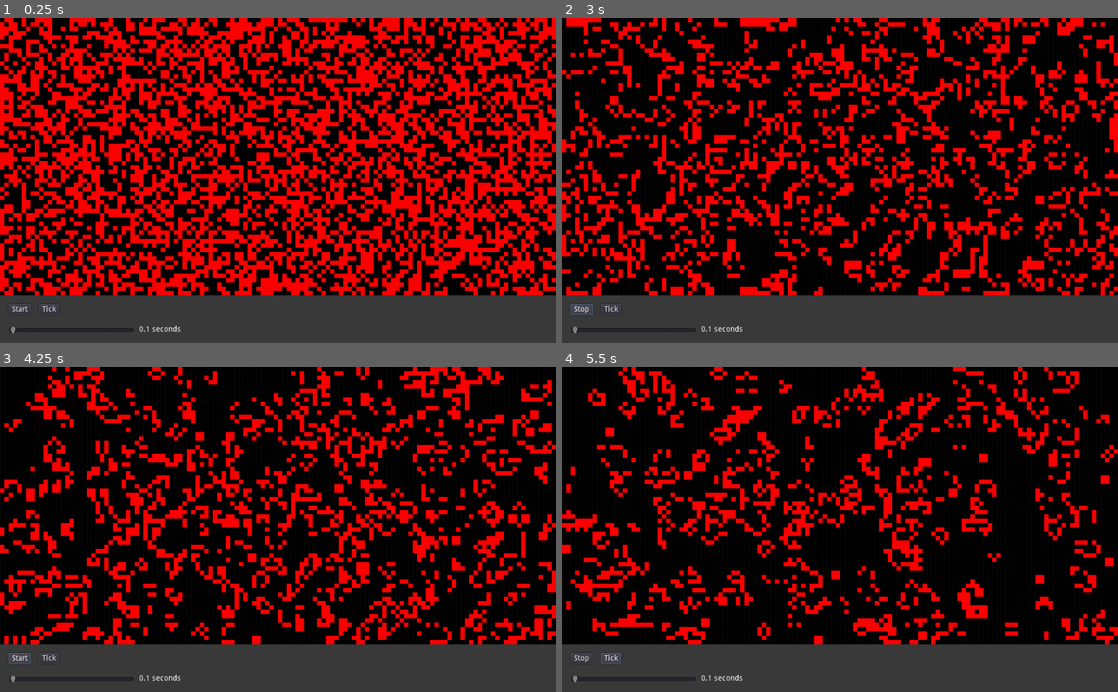
Above: before the commit, frames 1-4 (two rows, left to right).
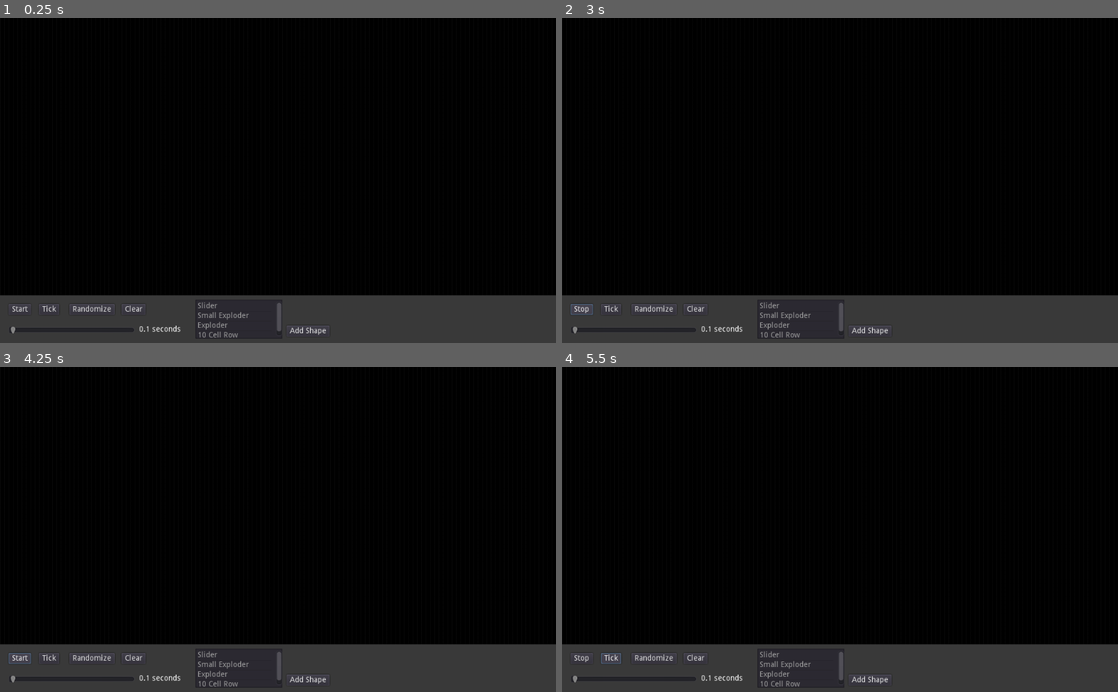
Above: after the commit, the same moments.

Repository: majormunky/GameOfLifeGodot
Game: Godot game, scene res://World.tscn
The game is run twice, just before and just after one commit, with the same random seed, the same clock (stepped at 60 frames per second) and the same inputs.
Inputs (mouse positions are in pixels of both pictures, inside the frame that each line leads up to):
- Up to frame 1 (0.25 s): no input
- Up to frame 2 (3 s): click (867, 330) at 0.5 s, where only the run after the commit has a clickable "Add Shape"; click (656, 310) at 1.25 s, where only the run after the commit has a clickable "Randomize"; click (695, 310) at 2 s, where only the run after the commit has a clickable "Clear"; click "Start" at 2.75 s
- Up to frame 3 (4.25 s): click "Stop" at 3.5 s
- Up to frame 4 (5.5 s): click "Start" at 4.25 s; click "Tick" at 5 s

The runs differ from the first frame. In frame 1, 48% of the frame differs, in the area x 0-100%, y 0-99%; in frame 2, 26%; in frame 3, 23%; in frame 4, 17%.

Commit message:
Added menu to add shapes

Diff:
--- a/World.gd
+++ b/World.gd
@@ -9,10 +9,17 @@
 onready var start_button = $Control/ColorRect/StartButton
 onready var timer = $Timer
 onready var speed_label = $Control/ColorRect/SpeedLabel
+onready var item_list = $Control/ColorRect/ItemList
 
 var rng: RandomNumberGenerator
 var grid = null
 var state = STOPPED
+var shapes = [
+	"Slider",
+	"Small Exploder",
+	"Exploder",
+	"10 Cell Row",
+]
 
 const ALIVE = 1
 const DEAD = 0
@@ -47,15 +54,10 @@
 			tilemap.set_cell(x, y, cell)
 
 func _ready() -> void:
-	grid = generate_random_grid()
-
-	grid[4][2] = 1
-	grid[4][3] = 1
-	grid[4][4] = 1
-	grid[3][4] = 1
-	grid[2][3] = 1
-
-	update_tilemap()
+	grid = generate_grid()
+	update_tilemap()
+	for shape in shapes:
+		item_list.add_item(shape)
 
 func _process(delta: float) -> void:
 	if Input.is_action_just_pressed("tick"):
@@ -102,10 +104,71 @@
 	grid = update_grid()
 	update_tilemap()
 
+func add_shape(name: String) -> void:
+	match name:
+		"Slider":
+			add_slider()
+		"Small Exploder":
+			add_small_exploder()
+		"Exploder":
+			add_exploder()
+		"10 Cell Row":
+			add_10_cell_row()
+	update_tilemap()
+
+func add_10_cell_row() -> void:
+	var x = int(WIDTH / 2)
+	var y = int(HEIGHT / 2)
+	grid[y][x-5] = 1
+	grid[y][x-4] = 1
+	grid[y][x-3] = 1
+	grid[y][x-2] = 1
+	grid[y][x-1] = 1
+	grid[y][x] = 1
+	grid[y][x+1] = 1
+	grid[y][x+2] = 1
+	grid[y][x+3] = 1
+	grid[y][x+4] = 1
+
+func add_slider() -> void:
+	var x = int(WIDTH / 2)
+	var y = int(HEIGHT / 2)
+	grid[y][x] = 1
+	grid[y][x+1] = 1
+	grid[y][x+2] = 1
+	grid[y-1][x+2] = 1
+	grid[y-2][x+1] = 1
+
+func add_small_exploder() -> void:
+	var x = int(WIDTH / 2)
+	var y = int(HEIGHT / 2)
+	grid[y][x] = 1
+	grid[y][x+1] = 1
+	grid[y][x+2] = 1
+	grid[y-1][x+1] = 1
+	grid[y+1][x] = 1
+	grid[y+1][x+2] = 1
+	grid[y+2][x+1] = 1
+
+func add_exploder() -> void:
+	var x = int(WIDTH / 2)
+	var y = int(HEIGHT / 2)
+	grid[y][x] = 1
+	grid[y+1][x] = 1
+	grid[y+2][x] = 1
+	grid[y+3][x] = 1
+	grid[y+4][x] = 1
+	grid[y][x+4] = 1
+	grid[y+1][x+4] = 1
+	grid[y+2][x+4] = 1
+	grid[y+3][x+4] = 1
+	grid[y+4][x+4] = 1
+	grid[y][x+2] = 1
+	grid[y+4][x+2] = 1
+
 func _on_Timer_timeout() -> void:
 	if state == PLAYING:
 		tick()
-
 
 func _on_StartButton_button_up() -> void:
 	if state == STOPPED:
@@ -121,3 +184,17 @@
 
 func _on_TickButton_button_up() -> void:
 	tick()
+
+func _on_AddShapeButton_button_up() -> void:
+	if item_list.is_anything_selected():
+		var selected_shape_index = item_list.get_selected_items()[0]
+		var selected_shape = shapes[selected_shape_index]
+		add_shape(selected_shape)
+
+func _on_RandomButton_button_up() -> void:
+	grid = generate_random_grid()
+	update_tilemap()
+
+func _on_ClearButton_button_up() -> void:
+	grid = generate_grid()
+	update_tilemap()
--- a/World.tscn
+++ b/World.tscn
@@ -101,7 +101,37 @@
 margin_right = 296.0
 margin_bottom = 70.0
 text = "0.1 seconds"
+
+[node name="ItemList" type="ItemList" parent="Control/ColorRect"]
+margin_left = 360.0
+margin_top = 8.0
+margin_right = 520.0
+margin_bottom = 80.0
+
+[node name="AddShapeButton" type="Button" parent="Control/ColorRect"]
+margin_left = 528.0
+margin_top = 56.0
+margin_right = 607.0
+margin_bottom = 76.0
+text = "Add Shape"
+
+[node name="RandomButton" type="Button" parent="Control/ColorRect"]
+margin_left = 128.0
+margin_top = 16.0
+margin_right = 211.0
+margin_bottom = 36.0
+text = "Randomize"
+
+[node name="ClearButton" type="Button" parent="Control/ColorRect"]
+margin_left = 224.0
+margin_top = 16.0
+margin_right = 236.0
+margin_bottom = 36.0
+text = "Clear"
 [connection signal="timeout" from="Timer" to="." method="_on_Timer_timeout"]
 [connection signal="button_up" from="Control/ColorRect/StartButton" to="." method="_on_StartButton_button_up"]
 [connection signal="button_up" from="Control/ColorRect/TickButton" to="." method="_on_TickButton_button_up"]
 [connection signal="value_changed" from="Control/ColorRect/SpeedSlider" to="." method="_on_SpeedSlider_value_changed"]
+[connection signal="button_up" from="Control/ColorRect/AddShapeButton" to="." method="_on_AddShapeButton_button_up"]
+[connection signal="button_up" from="Control/ColorRect/RandomButton" to="." method="_on_RandomButton_button_up"]
+[connection signal="button_up" from="Control/ColorRect/ClearButton" to="." method="_on_ClearButton_button_up"]
